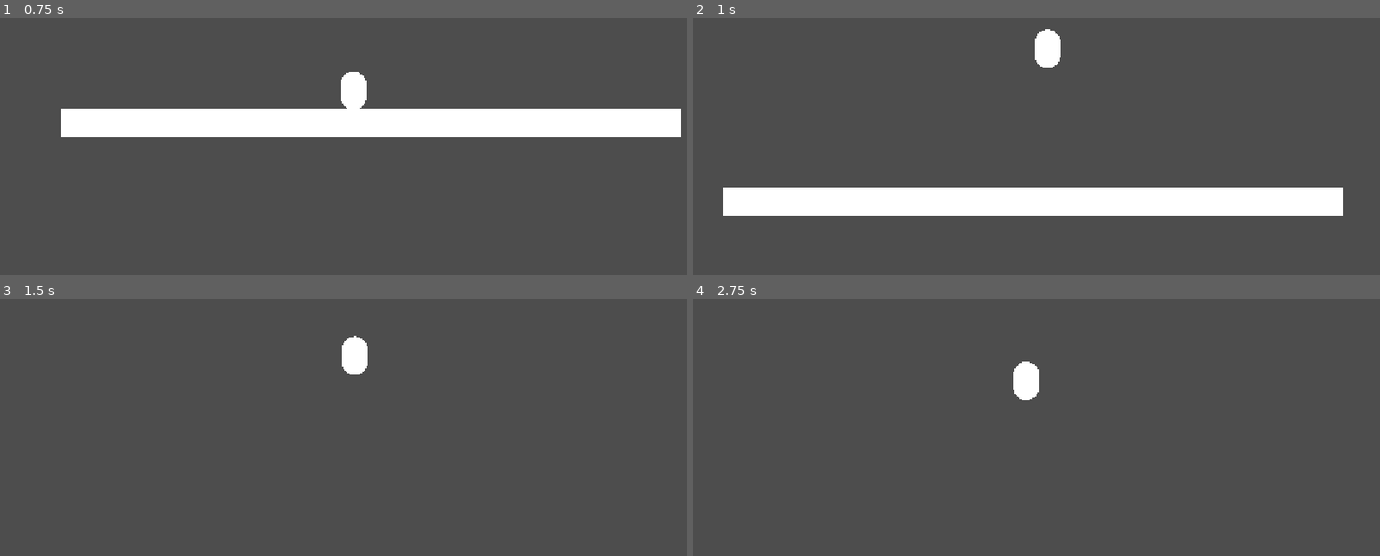
Above: before the commit, frames 1-4 (two rows, left to right).
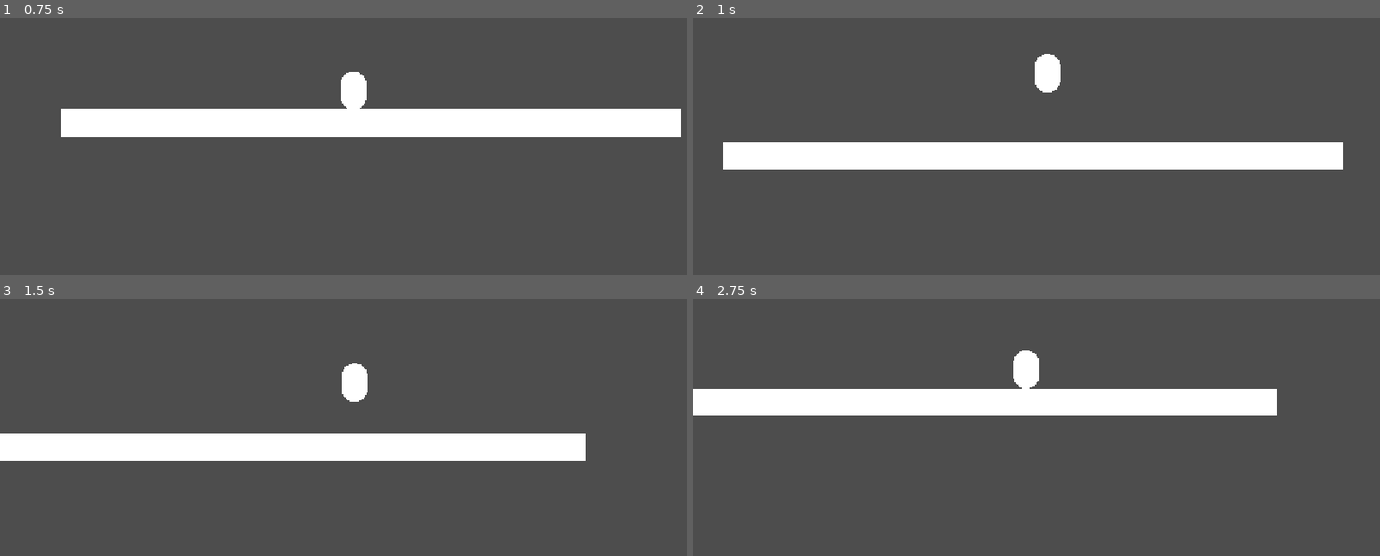
Above: after the commit, the same moments.

Repository: colinabarry/Token-Remake
Game: Godot game, scene res://scenes/levels/test_bed.tscn
Same seed, same stepped clock (60 frames per second), same inputs: the game is played once before the commit and once after it. The project has no main scene, so this scene is started directly.
Inputs:
- Up to frame 1 (0.75 s): hold D (move_right) from 0.53 s (still down)
- Up to frame 2 (1 s): keep holding D (move_right); tap Space (move_jump) at 0.77 s
- Up to frame 3 (1.5 s): keep holding D (move_right)
- Up to frame 4 (2.75 s): tap Space (move_jump) at 1.52 s; release D (move_right) at 2.03 s; hold A (move_left) from 2.03 s (still down)

Frame 1 is identical in both runs. In frame 2, 20% of the frame differs, in the area x 4-95%, y 4-77%; in frame 3, 9.9%; in frame 4, 8.9%.

Commit message:
state machine even more mostly works

Diff:
--- a/scenes/components/state_machine/base_state.gd
+++ b/scenes/components/state_machine/base_state.gd
@@ -1,7 +1,7 @@
 @icon("res://assets/icons/icon_state.png")
 class_name BaseState extends Resource
 
-signal transition_started(new_state: BaseState)
+signal transition_started(state_name: String, new_state: BaseState)
 
 @export var animation: String
 
@@ -11,7 +11,8 @@
 
 ## Called by StateMachine on [new_state] when changing states
 func enter() -> void:
-	player.anim_player.play(animation)
+	pass
+	# player.anim_player.play(animation)
 
 
 ## Called by StateMachine on [current_state] when changing states
@@ -20,4 +21,4 @@
 
 
 func register_transition(new_state: BaseState, trigger_signal: Signal) -> void:
-	trigger_signal.connect(func(): state_machine.try_state_change(new_state))
+	trigger_signal.connect(func(): transition_started.emit(resource_name, new_state))
--- a/scenes/components/state_machine/state_machine.gd
+++ b/scenes/components/state_machine/state_machine.gd
@@ -35,8 +35,8 @@
 		{
 			States.IDLE_STATE: stopped_walking_on_ground,
 			States.JUMP_STATE: jumped,
-			States.FALL_STATE: stopped_touching_ground,
 			States.FALL_STATE: stopped_walking_in_air,
+			States.FALL_STATE: stopped_touching_ground,  # FIXME: you can't seem to define a second transition like this
 		}
 	)
 	_register_state(
@@ -82,20 +82,31 @@
 	_emit_process_signals()
 
 
-func try_state_change(new_state: BaseState) -> void:
-	if not new_state is NullState:
+func try_state_change(state_name: String, new_state: BaseState) -> void:
+	if current_state.resource_name == state_name:
 		change_state(new_state)
+
+	# if not new_state is NullState:
+	# 	change_state(new_state)
 
 
 func _register_state(new_state: BaseState, transitions: Dictionary) -> bool:
+	# guard against duplicate state
 	if states.has(new_state):
 		return false
 
+	# give the state a reference to the player as well as the state machine
 	new_state.player = player
 	new_state.state_machine = self
 
+	# register all state transitions
+	# each transition will cause the state to emit [transition_started(state_name, new_state)]
+	# [state_name] is the sending state's resource_name
 	for transition_key in transitions.keys() as Array[BaseState]:
 		new_state.register_transition(transition_key, transitions[transition_key] as Signal)
+
+	# connect the state's transition_started signal to try_state_change
+	new_state.transition_started.connect(try_state_change)
 
 	# new_state.register_transition(try_state_change)
 	states.append(new_state)
